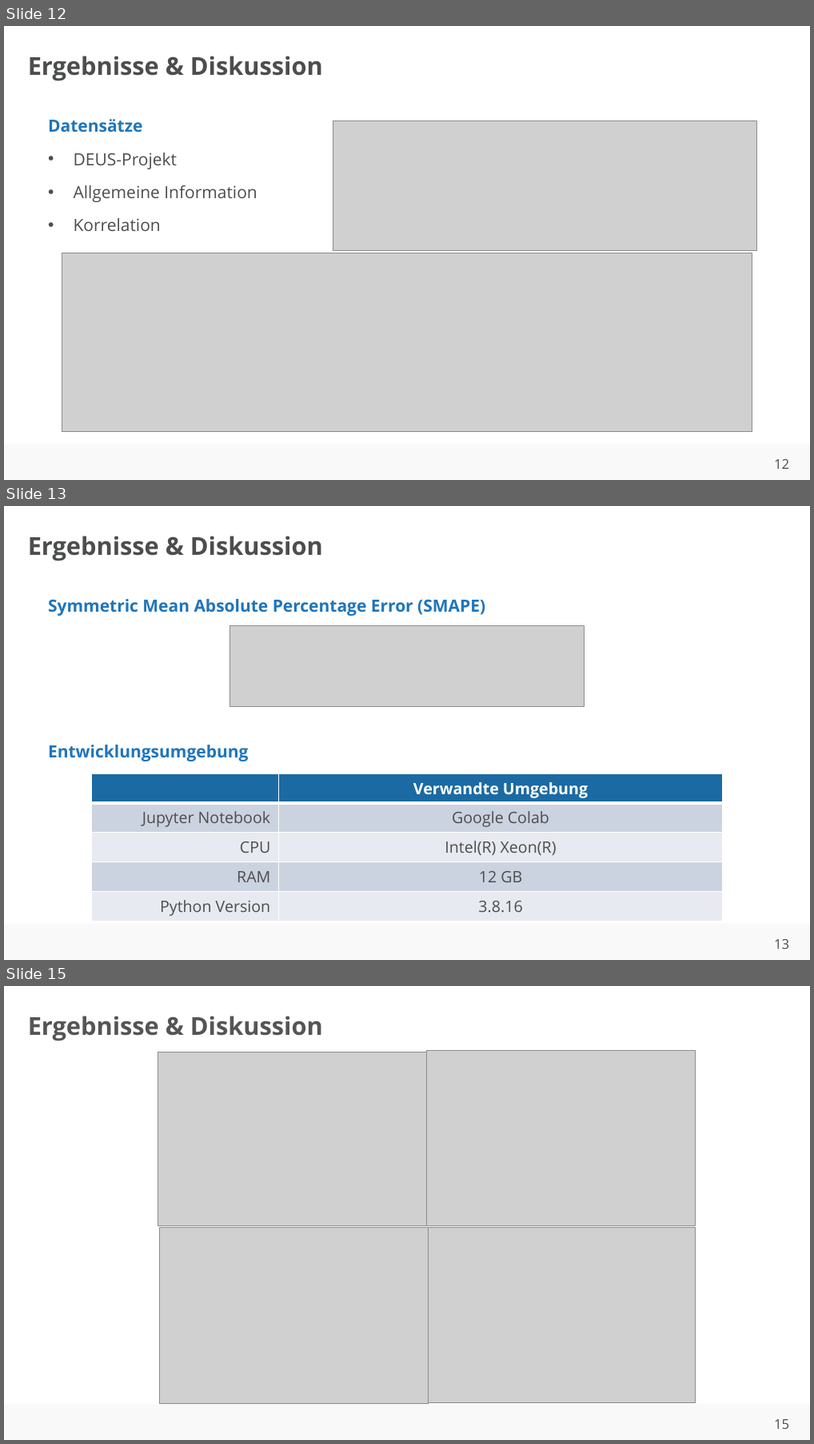
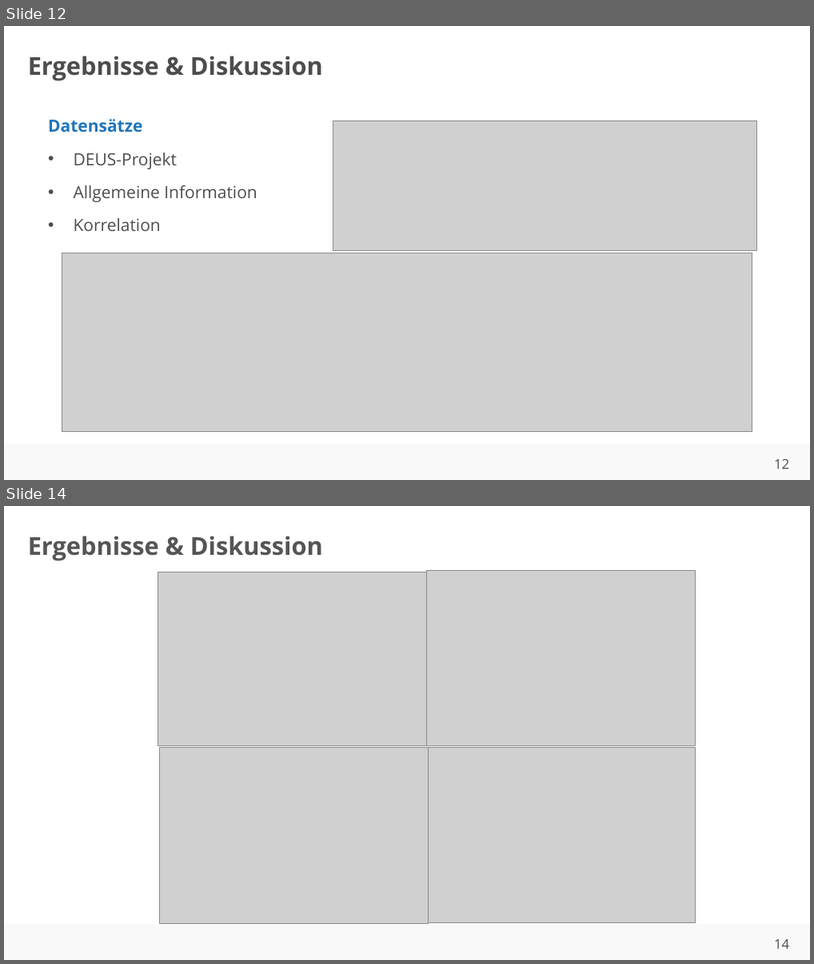
Before and after one commit to ahndavin/Abschlussarbeit_Bachelor, a slide deck: Kolloquium/Kolloquium.pptx. Shown one above the other, each under a label of ours: slides 12, 13 and 15 before the commit, slides 12 and 14 after it; the slides between them are not shown. The pictures are 814x1444 and 814x964 pixels, drawn with LibreOffice and Linux fonts; fonts in the diff are those of the drawing; grey boxes stand for pictures; background and template pictures are left out. Boxes give left, top, right and bottom in pixels: in the first picture for what was removed or moved away, otherwise in the second. Text is boxed around its words. In the diff, an @@ line names an element or a change of style, - is before the commit and + after.

```diff
--- a/Kolloquium/Kolloquium.pptx
+++ b/Kolloquium/Kolloquium.pptx
@@ slide 13 removed at box(4, 506, 810, 960), background #FFFFFF; not listed: 2 template elements that a slide beside it also shows @@
@@ title removed at box(28, 536, 323, 561) @@
-Ergebnisse & Diskussion
@@ text removed at box(48, 599, 486, 616) @@
-Symmetric Mean Absolute Percentage Error (SMAPE)
@@ picture removed at box(230, 625, 584, 706) @@
@@ text removed at box(48, 744, 248, 761) @@
-Entwicklungsumgebung
@@ table removed at box(91, 773, 723, 919), 5 rows, 2 columns @@
- | Verwandte Umgebung
-Jupyter Notebook | Google Colab
-CPU | Intel(R) Xeon(R)
-RAM | 12 GB
-Python Version | 3.8.16
@@ what was slide 15 is now slide 14 @@
@@ page number at box(774, 939, 790, 948): text changed @@
-15
+14
```
Also in this commit, not shown: 1 slide changed.
